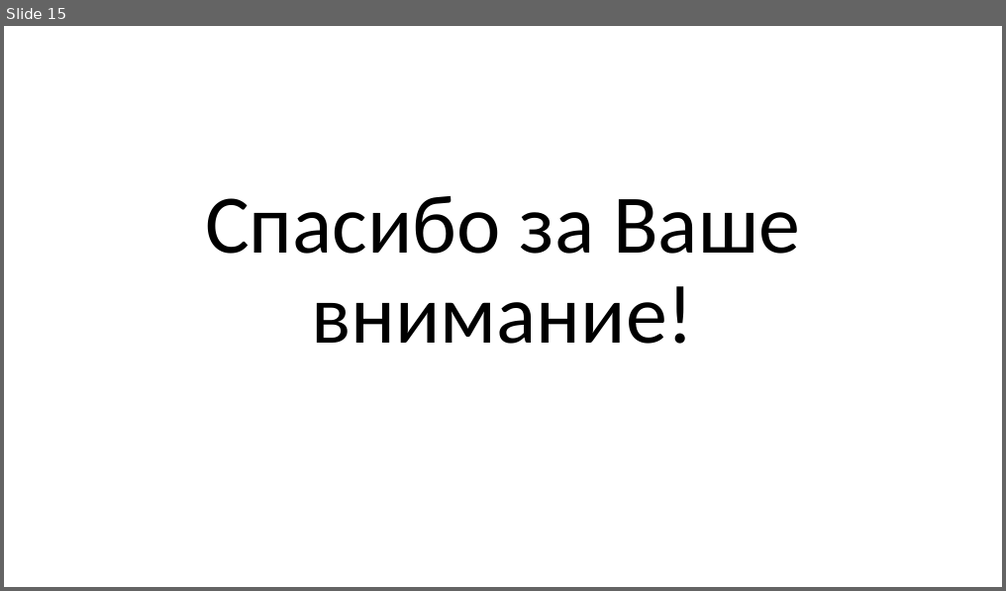
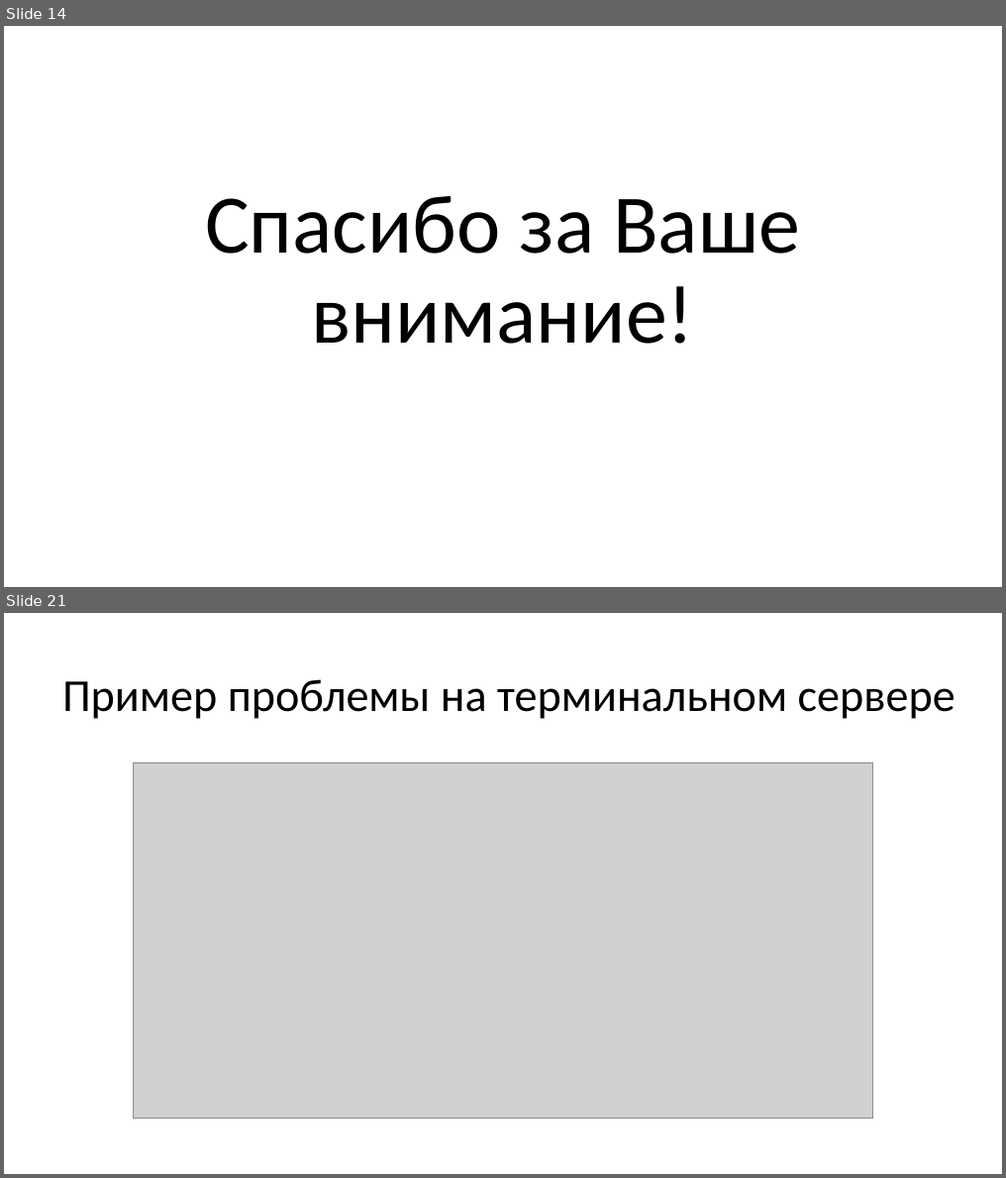
Before and after one commit to RanFog/VKR, a slide deck: Презентация к защите.pptx. Shown one above the other, each under a label of ours: slide 15 before the commit, slides 14 and 21 after it; the slides between them are not shown. The pictures are 1006x591 and 1006x1178 pixels, drawn with LibreOffice and Linux fonts; fonts in the diff are those of the drawing; grey boxes stand for pictures. Boxes give left, top, right and bottom in pixels: in the first picture for what was removed or moved away, otherwise in the second. Text is boxed around its words. In the diff, an @@ line names an element or a change of style, - is before the commit and + after.

```diff
--- a/Презентация к защите.pptx
+++ b/Презентация к защите.pptx
@@ slide 21 added at [4, 613, 1002, 1174], background #FFFFFF @@
@@ title added at [62, 679, 955, 719], 44 pt, text #000000 @@
+Пример проблемы на терминальном сервере
@@ picture added at [133, 762, 873, 1119] @@
@@ what was slide 15 is now slide 14 @@
```
Also in this commit, not shown: 1 slide changed, 8 other slides added, 2 slides removed, 10 other files.
